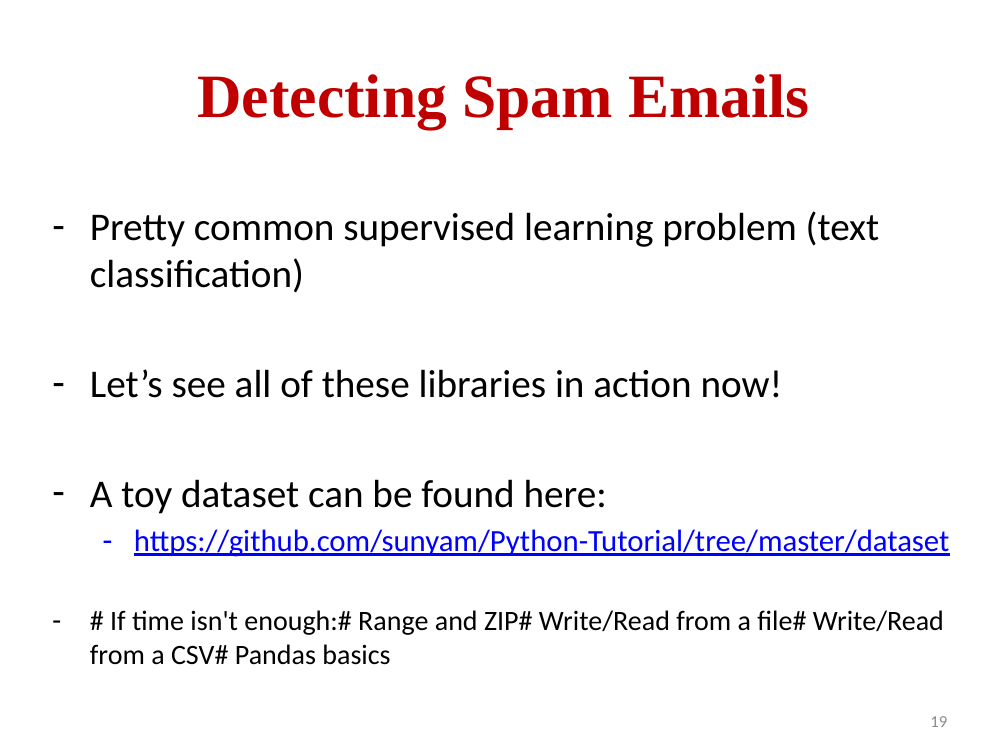
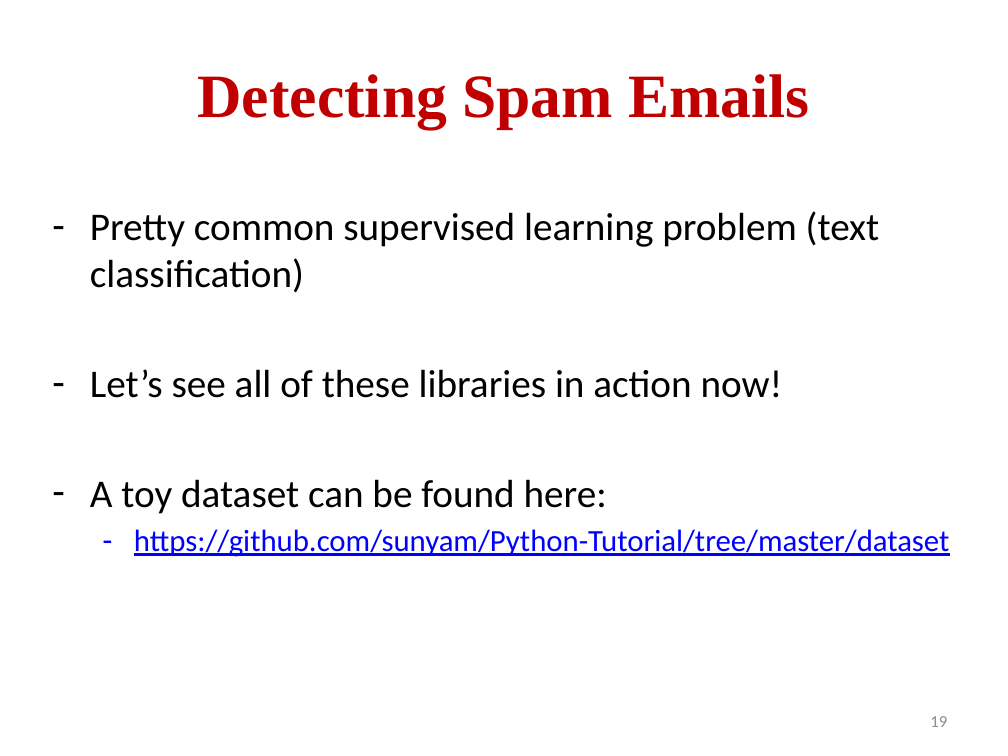
Before and after one commit to sunyam/Python-Tutorial, a slide deck: slide 19 of python-tutorial.pptx. Drawn at 1008x756 pixels with LibreOffice and Linux fonts; fonts in the diff are those of the drawing. Boxes give left, top, right and bottom in pixels: in the first picture for what was removed or moved away, otherwise in the second. Text is boxed around its words. In the diff, an @@ line names an element or a change of style, - is before the commit and + after.

Commit message:
Updated PPT

```diff
--- a/python-tutorial.pptx
+++ b/python-tutorial.pptx
@@ text at [90,610,944,665]: paragraph removed @@
-– # If time isn't enough:# Range and ZIP# Write/Read from a file# Write/Read from a CSV# Pandas basics
```
Also in this commit, not shown: 1 other slide changed.
